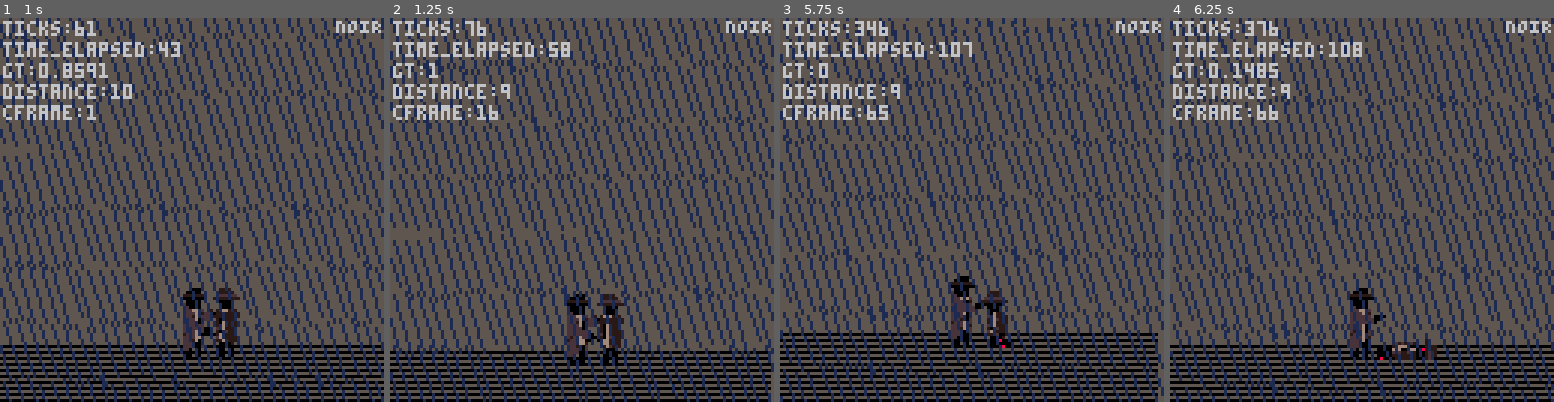
Above: before the commit, frames 1-4 (left to right).
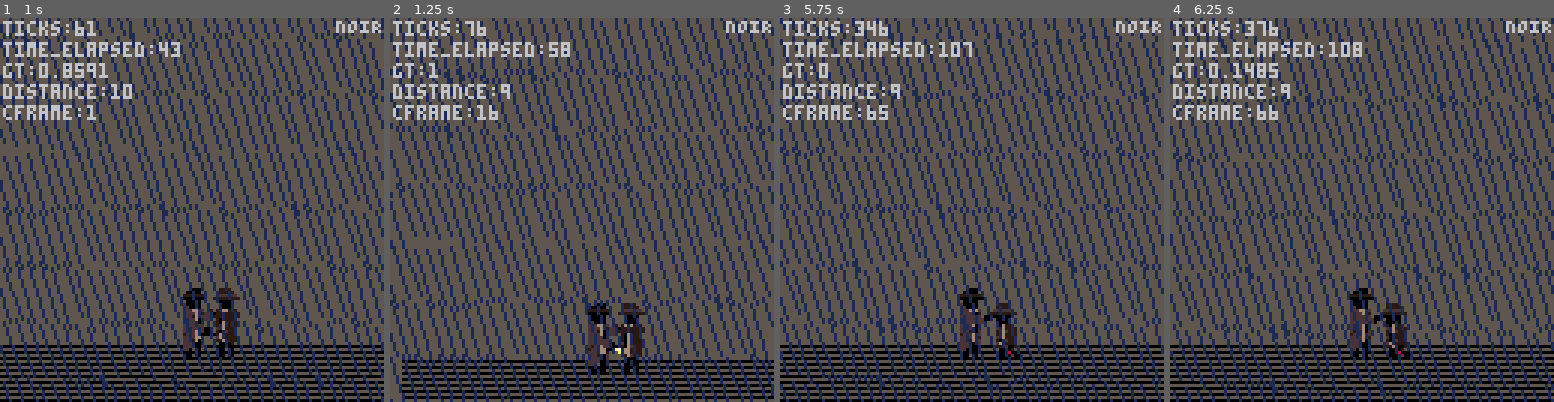
Above: after the commit, the same moments.

Repository: SneerfulArk/noir
Game: PICO-8 cartridge noir.p8
Two runs of this game, one before a commit and one after it. Both use one fixed random seed, a clock stepped at 60 frames per second and the inputs below.
Inputs:
- Up to frame 1 (1 s): tap X (X key) at 0.33 s; tap O (Z key) at 0.7 s
- Up to frame 2 (1.25 s): tap X (X key) at 1.07 s
- Up to frame 3 (5.75 s): tap O (Z key) every 0.4 s from 1.7 to 5.7 s; tap X (X key) every 1.12 s from 1.85 to 5.2 s
- Up to frame 4 (6.25 s): tap O (Z key) at 6.1 s

Frame 1 is identical in both runs. In frame 2, 52% of the frame differs, in the area x 0-100%, y 0-100%; in frame 3, 46%; in frame 4, 0.7%.

Commit message:
v0.14.0
Added
- VFX: `muzflash()` (muzzle flash) function dictated by keyframes from the `takedowns` table using the variables `muzzle` to calculate size & lifespan, and `muz_x`, `muz_y` `muz_offsetx`, and `muz_offsety` to calculate position.
- Sound: Gunshot sound effects also dictated by specific keyframes from the `takedowns` table.
- Sound: Looping ambient rain sound effect.
Changed
- Colour: `pal_global` now includes new colour swaps. A lighter yellow for the muzzle flash, and two reds for the blood.
- Sprite: Blood redone on dual-character takedown sprites.
- Organization: Keyframes table organized into rows for readability.

Diff:
--- a/noir.p8
+++ b/noir.p8
@@ -12,6 +12,9 @@
         {15, 134}, --Beige     to  Dark-Beige
         {4,  133}, --Brown     to  Choc-Brown
         {9,  132}, --Orange    to  Diff-Brown
+        {10, 135}, --Yellow    to  Light-yellow
+        {14, 136}, --Pink      to  Blood-Red
+        {8,  2},   --Red       to  Dark-Red
     }
 
     --enemy animations
@@ -20,6 +23,7 @@
 
     function _init()
         game = "play"
+        sfx(3)
         init_clock()
         init_player()
         init_enemies()
@@ -198,6 +202,9 @@
 
         distance=abs(flr(plr.cent)-flr(en.cent))
         shake=0
+        muzzle=0
+        muz_x=0
+        muz_y=0
         punch_dist=24
         counter=false
         cframe=0
@@ -205,11 +212,31 @@
         takedowns={
             leg_shot={
                 key_frames={
-                    [01] = {spr=64,shake=0 ,hstop=0,muz=0,sfx=0,flash=false},
-                    [15] = {spr=64,shake=13,hstop=0,muz=0,sfx=0,flash=false},
-                    [21] = {spr=68,shake=0 ,hstop=0,muz=0,sfx=0,flash=false},
-                    [64] = {spr=68,shake=18,hstop=0,muz=0,sfx=0,flash=false},
-                    [66] = {spr=72,shake=0 ,hstop=0,muz=0,sfx=0,flash=false},
+                    [01] = {
+                        spr=64,
+                    },
+                    [15] = {
+                        spr=64,
+                        shake=12,
+                        muzzle=2,
+                        muz_offsetx=7,
+                        muz_offsety=15,
+                        sfx=1,
+                    },
+                    [24] = {
+                        spr=68,
+                    },
+                    [67] = {
+                        spr=68,
+                        shake=13,
+                        muzzle=2,
+                        muz_offsetx=7,
+                        muz_offsety=9,
+                        sfx=2,
+                    },
+                    [73] = {
+                        spr=72,
+                    },
                 }
             }
         }
@@ -220,7 +247,8 @@
         distance=abs(flr(plr.cent)-flr(en.cent))
 
         --effects
-        if shake>=1 then shake-=1 end
+        if shake>=1 then shake-=gt end
+        if muzzle>= 1 then muzzle-=(gt/2) end
 
         --enemy punch
         if distance==punch_dist then
@@ -254,7 +282,21 @@
             plr.w = 4
             plr.h = 3
             plr.spr = kf.spr
-            shake = kf.shake
+            if kf.shake != nil then
+                shake = kf.shake
+            end
+            if kf.muzzle != nil then
+                muzzle = kf.muzzle
+                if plr.facing == 0 then
+                    muz_x = plr.cent - kf.muz_offsetx
+                else
+                    muz_x = plr.cent + kf.muz_offsetx
+                end
+                muz_y = plr.y + kf.muz_offsety
+            end
+            if kf.sfx != nil then
+                sfx(kf.sfx)
+            end
         end
         if cframe >= 1 then
             en.state = "dead"
@@ -296,6 +338,10 @@
     end
 
     function draw_vfx()
+        --muzzle
+        if muzzle >= 1 then
+            muzflash()
+        end
         --rain
         for row in all (rain) do
             for drop in all (row.drops) do
@@ -386,6 +432,11 @@
             end
         end
 
+    end
+
+    function muzflash()
+        circfill(muz_x,muz_y,muzzle,10) --outer
+        circfill(muz_x,muz_y,muzzle-1,7) --inner
     end
 
 
@@ -490,18 +541,21 @@
 33334444ff233334ff222233333333333334444ff23333340f222233333333333334444ff2333333333333333333333333333333333333333333333333333333
 33334442f04333322f422233333333333334442f043333320f422233333333333334442f04333333333333333333233333333333333333333333333333333333
 333344440043333300002333333333333334444004333334ff222233333333333334444004333333334242242333243333333333333333333333333333333333
-3333444400433333003003333333333333344440043333322f40023333333333333444400433333332ffff000000242233333333333333333333333333333333
-333344030033333300300333333333333334403003333333000023333333333333344030033300000fff00fff008242233333333333333333333333333333333
-33333003003333330030033333333333333300300333333300380333333333333333003003330000042422422080242233333333333333333333333333333333
-33333003003333330030033333333333333300300333333300000003333333333333003003330008022222222000242233333333333333333333333333333333
-33333003003333330030033333333333333300300333333300008003333333333333003003330800002222222008242333333333333333333333333333333333
-33333333333333333333333333333333333333333333333333333333333333333333333333333333333333333333333333333333333333333333333333333333
-33333333333333333333333333333333333333333333333333333333333333333333333333333333333333333333333333333333333333333333333333333333
-33333333333333333333333333333333333333333333333333333333333333333333333333333333333333333333333333333333333333333333333333333333
-33333333333333333333333333333333333333333333333333333333333333333333333333333333333333333333333333333333333333333333333333333333
-33333333333333333333333333333333333333333333333333333333333333333333333333333333333333333333333333333333333333333333333333333333
-33333333333333333333333333333333333333333333333333333333333333333333333333333333333333333333333333333333333333333333333333333333
-33333333333333333333333333333333333333333333333333333333333333333333333333333333333333333333333333333333333333333333333333333333
-33333333333333333333333333333333333333333333333333333333333333333333333333333333333333333333333333333333333333333333333333333333
-
-
+3333444400433333003003333333333333344440043333322f40023333333333333444400433333332fff8000000242233333333333333333333333333333333
+333344030033333300300333333333333334403003333333000023333333333333344030033300000fff00fff00e242233333333333333333333333333333333
+333330030033333300300333333333333333003003333333003e0333333333333333003003330000042422428000242233333333333333333333333333333333
+3333300300333333003003333333333333330030033333330000800333333333333300300333000e022222222000242233333333333333333333333333333333
+33333003003333330030033333333333333300300333333300000003333333333333003003330080002222222008242333333333333333333333333333333333
+33333333333333333333333333333333333333333333333333333333333333333333333333333333333333333333333333333333333333333333333333333333
+33333333333333333333333333333333333333333333333333333333333333333333333333333333333333333333333333333333333333333333333333333333
+33333333333333333333333333333333333333333333333333333333333333333333333333333333333333333333333333333333333333333333333333333333
+33333333333333333333333333333333333333333333333333333333333333333333333333333333333333333333333333333333333333333333333333333333
+33333333333333333333333333333333333333333333333333333333333333333333333333333333333333333333333333333333333333333333333333333333
+33333333333333333333333333333333333333333333333333333333333333333333333333333333333333333333333333333333333333333333333333333333
+33333333333333333333333333333333333333333333333333333333333333333333333333333333333333333333333333333333333333333333333333333333
+33333333333333333333333333333333333333333333333333333333333333333333333333333333333333333333333333333333333333333333333333333333
+…(5 lines of a section not shown)…
Not shown, changed: the sound effects (__sfx__) section of noir.p8
